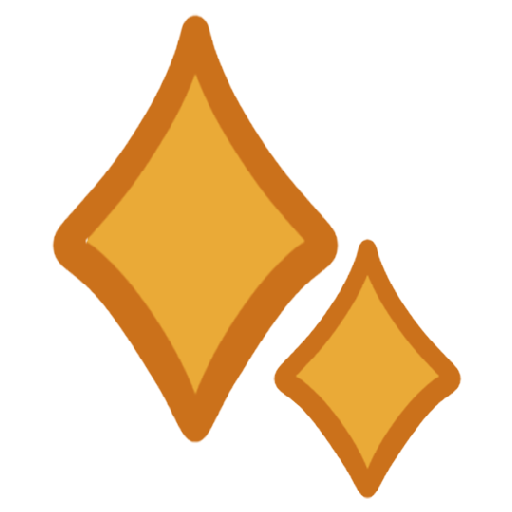
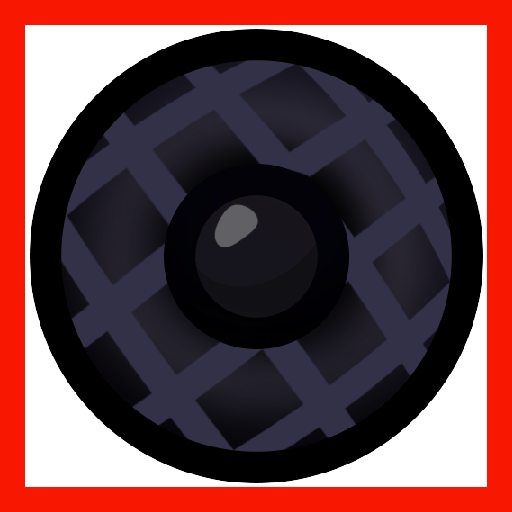
Revision of a layered 512 x 512 image; what changed, layer by layer:
added layer "Rectangle 1" above "BetaTheta_logo" over [0, 0, 512, 512]
added layer "BetaTheta_logo" above "Type_Envelope" over [30, 29, 483, 483]
hid "Миник иконка" over [51, 13, 462, 499]